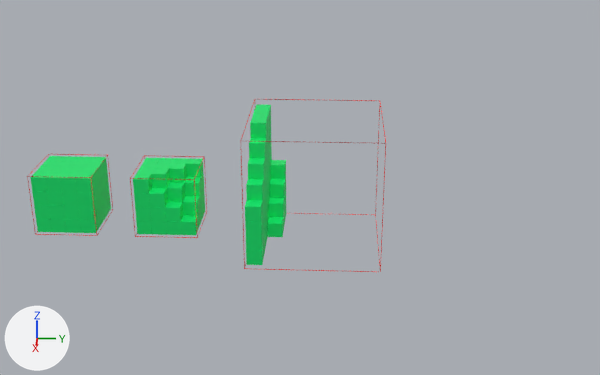
Before and after pictures for a commit that changed the Blender file Thesis/images/graphics/octree-nodes.blend.
Camera for both pictures: a 50 mm lens placed at (34.3, 12.0, 14.9), pointed at (1.5, 10.4, 1.1). Every picture has the same lights, and +X, +Y and +Z are marked at lower left.
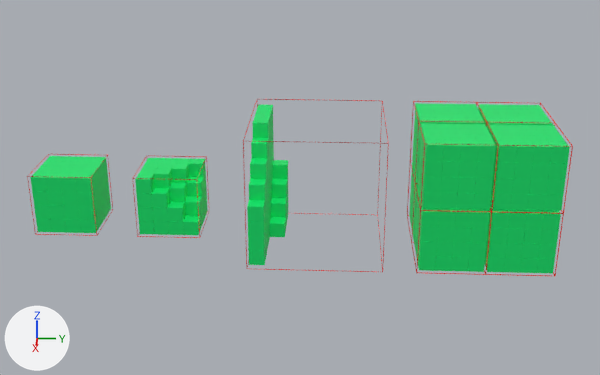
Commit message: Updated octree node diagram

Location of each change, (x1, y1, x2, y2) in pixels of the pictures (600 x 375 px):
'Node.001', added (green)
    after: (407, 101, 573, 276)
'Cube.050', moved
    before: (241, 99, 386, 272)
    after: (243, 99, 389, 272)
'Cube.037', moved
    before: (250, 104, 271, 138)
    after: (253, 104, 273, 138)
'Cube.024', moved
    before: (133, 158, 160, 193)
    after: (135, 158, 162, 194)
'Cube.042', moved
    before: (245, 160, 272, 222)
    after: (247, 161, 274, 222)
'Cube.039', moved
    before: (246, 150, 272, 200)
    after: (249, 147, 274, 200)
'Cube.025', moved
    before: (151, 158, 174, 188)
    after: (154, 158, 177, 188)
'Cube.038', moved
    before: (248, 136, 271, 179)
    after: (250, 136, 274, 179)
'Cube.018', moved
    before: (181, 198, 205, 235)
    after: (183, 199, 208, 235)
'Cube.036', moved
    before: (249, 121, 271, 158)
    after: (251, 121, 273, 158)
'Cube.049', moved
    before: (245, 179, 271, 236)
    after: (248, 180, 273, 236)
'Cube.021', moved
    before: (183, 186, 205, 216)
    after: (185, 187, 207, 216)
'Cube.041', moved
    before: (246, 203, 269, 251)
    after: (248, 199, 272, 251)
'Cube.034', moved
    before: (246, 218, 269, 265)
    after: (249, 219, 271, 265)
'Cube.035', moved
    before: (268, 204, 286, 237)
    after: (270, 205, 288, 237)
'Cube.030', moved
    before: (149, 188, 168, 208)
    after: (152, 183, 172, 208)
'Cube.029', moved
    before: (184, 174, 204, 196)
    after: (187, 172, 206, 196)
'Cube.028', moved
    before: (167, 182, 185, 202)
    after: (169, 178, 189, 202)
'Cube.020', moved
    before: (165, 197, 185, 222)
    after: (167, 198, 187, 222)
'Cube.040', moved
    before: (269, 191, 286, 217)
    after: (271, 191, 288, 217)
'Cube.033', moved
    before: (130, 155, 207, 238)
    after: (133, 156, 209, 238)
'Cube.048', moved
    before: (270, 177, 286, 198)
    after: (272, 178, 288, 198)
'Cube.026', moved
    before: (186, 159, 203, 177)
    after: (189, 159, 206, 177)
'Cube.043', moved
    before: (271, 160, 286, 179)
    after: (273, 160, 288, 179)
'Cube.023', moved
    before: (135, 207, 151, 221)
    after: (138, 207, 153, 221)
'Cube.016', moved
    before: (136, 221, 152, 234)
    after: (139, 221, 154, 234)

What changed in the scene script:
```text
Change ob_cube_016:
    ob_cube_016.location: (-1.0, 3.52, -0.99) -> (-1.0, 3.63, -0.99)
Change ob_cube_018:
    ob_cube_018.location: (-1.0, 5.5, -0.99) -> (-1.0, 5.61, -0.99)
Change ob_cube_020:
    ob_cube_020.location: (-1.0, 4.84, -0.33) -> (-1.0, 4.95, -0.33)
Change ob_cube_021:
    ob_cube_021.location: (-1.0, 5.5, -0.33) -> (-1.0, 5.61, -0.33)
Change ob_cube_023:
    ob_cube_023.location: (-1.0, 3.52, -0.33) -> (-1.0, 3.63, -0.33)
Change ob_cube_024:
    ob_cube_024.location: (-1.0, 3.52, 0.99) -> (-1.0, 3.63, 0.99)
Change ob_cube_025:
    ob_cube_025.location: (-1.0, 4.18, 0.99) -> (-1.0, 4.29, 0.99)
Change ob_cube_026:
    ob_cube_026.location: (-1.0, 5.5, 0.99) -> (-1.0, 5.61, 0.99)
Change ob_cube_028:
    ob_cube_028.location: (-1.0, 4.84, 0.33) -> (-1.0, 4.95, 0.33)
Change ob_cube_030:
    ob_cube_030.location: (-1.0, 4.18, 0.33) -> (-1.0, 4.29, 0.33)
Change ob_cube_033:
    ob_cube_033.location: (0.0, 4.5, 0.0) -> (0.0, 4.61, 0.0)
Change ob_cube_029:
    ob_cube_029.location: (-1.0, 5.5, 0.33) -> (-1.0, 5.61, 0.33)
Change ob_cube_034:
    ob_cube_034.location: (-1.0, 8.68, -0.99) -> (-1.0, 8.78, -0.99)
Change ob_cube_035:
    ob_cube_035.location: (-1.0, 9.34, -0.99) -> (-1.0, 9.44, -0.99)
Change ob_cube_040:
    ob_cube_040.location: (-1.0, 9.34, -0.33) -> (-1.0, 9.44, -0.33)
Change ob_cube_041:
    ob_cube_041.location: (-1.0, 8.68, -0.33) -> (-1.0, 8.78, -0.33)
Change ob_cube_042:
    ob_cube_042.location: (-1.0, 8.68, 0.99) -> (-1.0, 8.78, 0.99)
Change ob_cube_043:
    ob_cube_043.location: (-1.0, 9.34, 0.99) -> (-1.0, 9.44, 0.99)
Change ob_cube_048:
    ob_cube_048.location: (-1.0, 9.34, 0.33) -> (-1.0, 9.44, 0.33)
Change ob_cube_049:
    ob_cube_049.location: (-1.0, 8.68, 0.33) -> (-1.0, 8.78, 0.33)
Change ob_cube_050:
    ob_cube_050.location: (1.4, 11.08, 1.4) -> (1.4, 11.17, 1.4)
Change ob_cube_036:
    ob_cube_036.location: (-1.0, 8.68, 2.97) -> (-1.0, 8.78, 2.97)
Change ob_cube_037:
    ob_cube_037.location: (-1.0, 8.68, 3.63) -> (-1.0, 8.78, 3.63)
Change ob_cube_038:
    ob_cube_038.location: (-1.0, 8.68, 2.31) -> (-1.0, 8.78, 2.31)
Change ob_cube_039:
    ob_cube_039.location: (-1.0, 8.68, 1.65) -> (-1.0, 8.78, 1.65)
Add ob_node_001:
    ob_node_001 = bpy.data.objects.new('Node.001', me_cube_097)  # 4456 vertices, 3504 faces; spans x -1.01..3.01, y -1.01..3.0, z -3.01..1.01; in mat_red_004 (red #e71800), mat_white_004 (green #00e76d), mat_red_005 (red #e71800), mat_white_005 (green #00e76d), mat_red_006 (red #e71800), mat_white_006 (green #00e76d), mat_red_007 (red #e71800), mat_white_007 (green #00e76d), mat_red (red #e71800), mat_white (green #00e76d), mat_red_001 (red #e71800), mat_white_001 (green #00e76d), mat_red_002 (red #e71800), mat_white_002 (green #00e76d), mat_red_003 (red #e71800), mat_white_003 (green #00e76d)
    ob_node_001.location = (0.01, 16.73, 2.79)
    ob_node_001.scale = (1.39, 1.39, 1.39)
```
